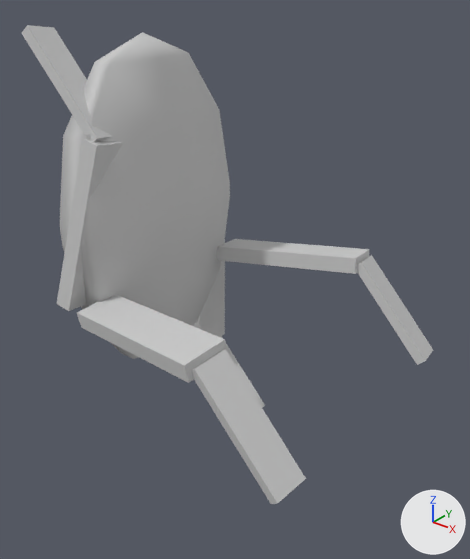
What one commit did to the FBX model I  am not Alone/Assets/Prefab/model/Zombie/ghostDog.FBX.
Both versions are drawn from a 50 mm camera at (4.585, 7.622, 1.244) aimed at (3.568, 8.894, 0.456). Arrows for +X, +Y and +Z are at lower right; the lights stay in place. Both versions are drawn at frame 91 of the action 'Take 001'; the numbers are the values there.

Names of what the first picture shows: 'body', 'leg', 'leg.001', 'leg.002', 'leg.003'.
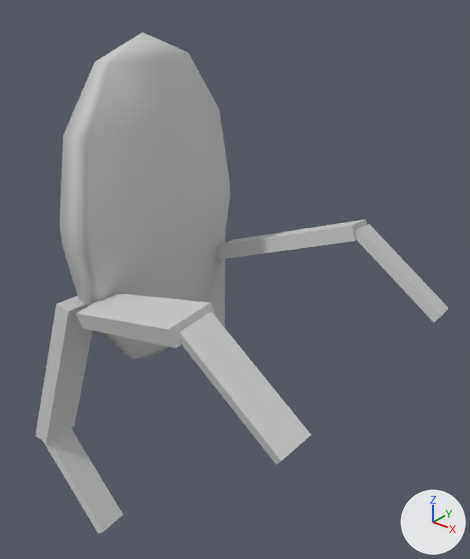
Location of each change, [x1, y1, x2, y2] in pixels of the pictures (470 x 559 px):
'leg.003', turned: before [77, 295, 306, 504]; after [76, 293, 311, 465]
'leg.002', turned: before [22, 25, 124, 311]; after [35, 296, 123, 534]
'leg', turned: before [217, 239, 433, 365]; after [217, 219, 448, 322]

Edits to the bpy script that builds the scene:
```text
Change ob_leg_003:
    ob_leg_003.rotation_euler: (1.7, 0.13, -1.713) -> (1.899, 0.169, -1.713)  # degrees (97, 7.4, -98) -> degrees (109, 9.7, -98)
Change ob_leg:
    ob_leg.rotation_euler: (-1.441, -0.13, -1.428) -> (-1.243, -0.169, -1.428)  # degrees (-83, -7.4, -82) -> degrees (-71, -9.7, -82)
Change ob_leg_002:
    ob_leg_002.rotation_euler: (0.22, 0.13, 1.713) -> (0.22, 3.011, -1.428)  # degrees (13, 7.4, 98) -> degrees (13, 173, -82)
```
